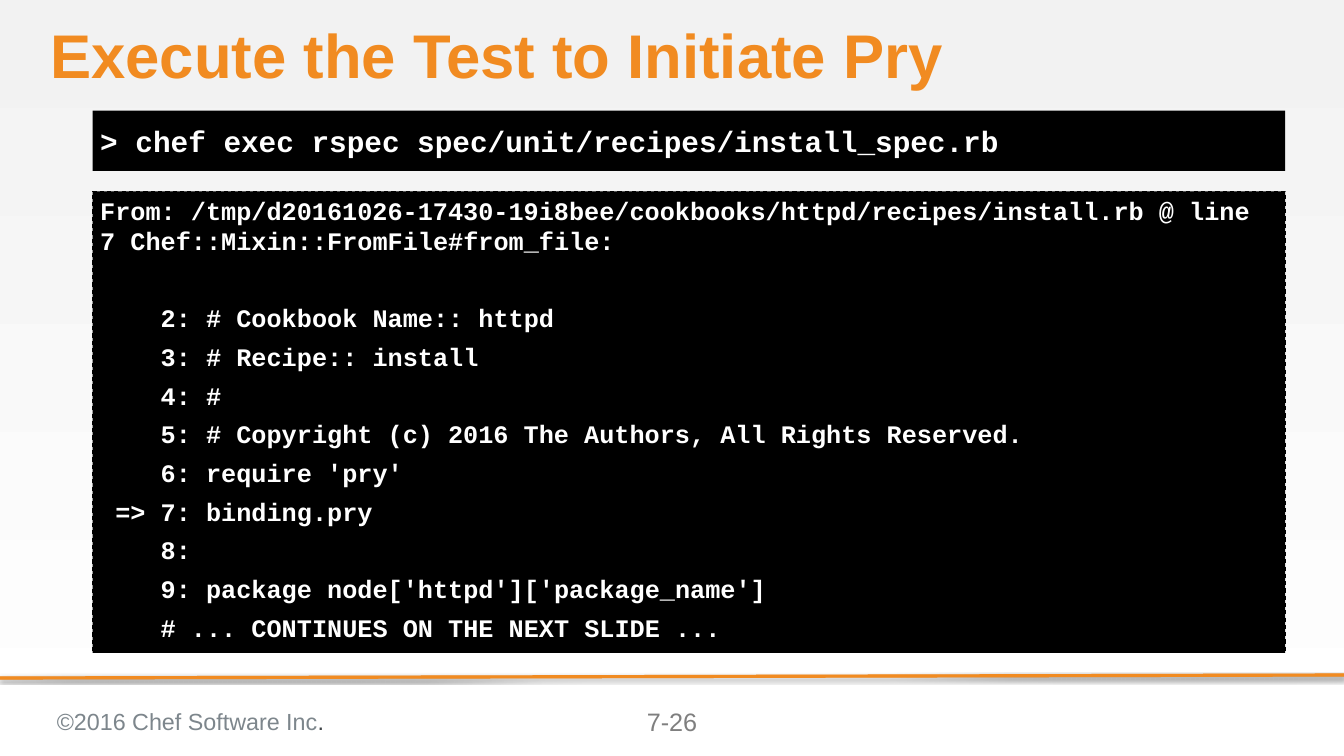
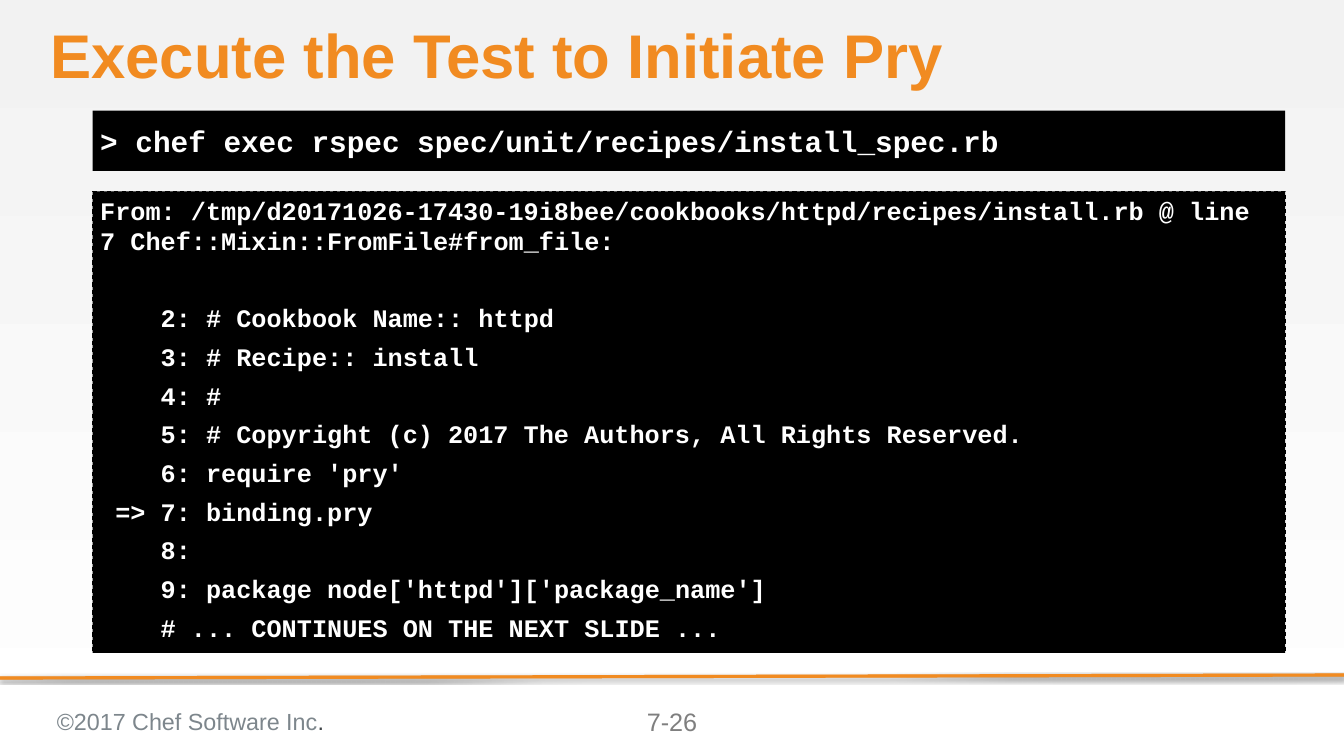
Before and after one commit to chef-training/test_driven_cookbook_development, a slide deck: slide 26 of 07-refactoring_to_attributes.pptx. Drawn at 1344x756 pixels with LibreOffice and Linux fonts; fonts in the diff are those of the drawing; background and template pictures are left out. Boxes give left, top, right and bottom in pixels: in the first picture for what was removed or moved away, otherwise in the second. Text is boxed around its words. In the diff, an @@ line names an element or a change of style, - is before the commit and + after.

```diff
--- a/07-refactoring_to_attributes.pptx
+++ b/07-refactoring_to_attributes.pptx
@@ text at (100,201,1250,253): text changed @@
-From: /tmp/d20161026-17430-19i8bee/cookbooks/httpd/recipes/install.rb @ line 7 Chef::Mixin::FromFile#from_file:
+From: /tmp/d20171026-17430-19i8bee/cookbooks/httpd/recipes/install.rb @ line 7 Chef::Mixin::FromFile#from_file:
@@ text at (161,425,1023,449): text changed @@
-5: # Copyright (c) 2016 The Authors, All Rights Reserved.
+5: # Copyright (c) 2017 The Authors, All Rights Reserved.
@@ text at (57,713,324,730): text changed @@
-©2016 Chef Software Inc.
+©2017 Chef Software Inc.
```
Also in this commit, not shown: 43 other slides changed, 15 other files.
